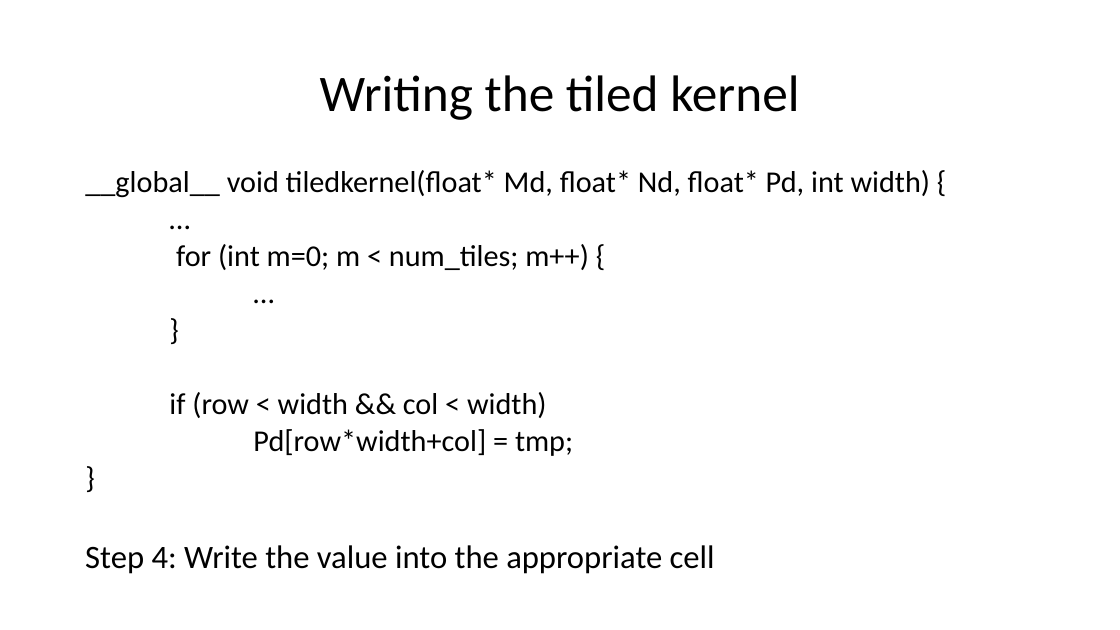
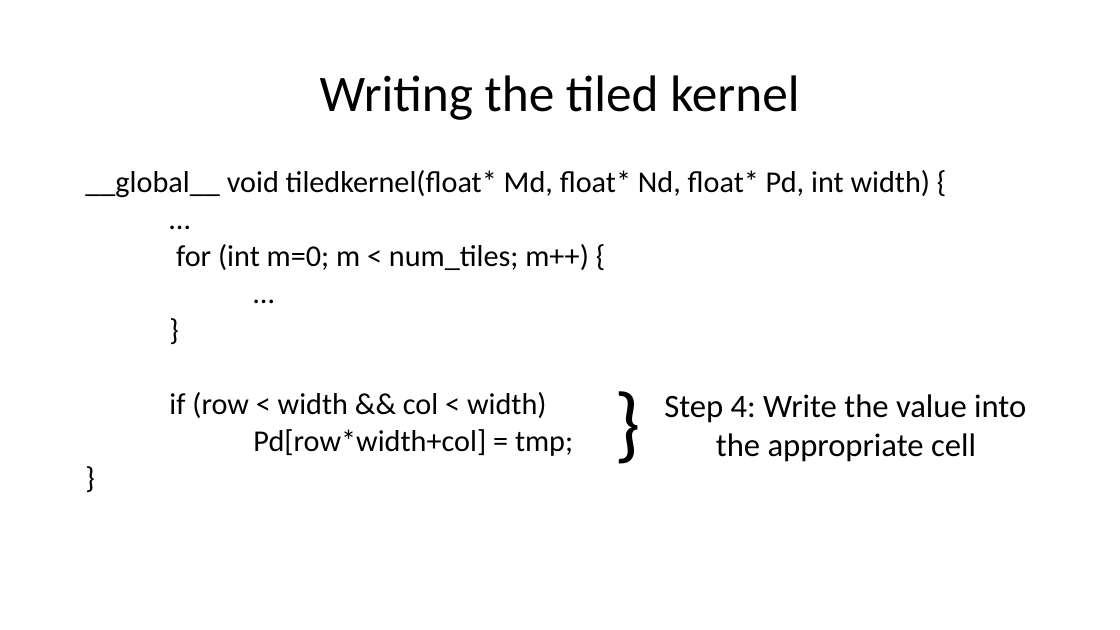
Before and after one commit to TeachingUndergradsCHC/modules, a slide deck: slide 14 of Architecture/gpu_memory_hierarchy/lecture_slides.pptx. Drawn at 1120x630 pixels with LibreOffice and Linux fonts; fonts in the diff are those of the drawing. Boxes give left, top, right and bottom in pixels: in the first picture for what was removed or moved away, otherwise in the second. Text is boxed around its words. In the diff, an @@ line names an element or a change of style, - is before the commit and + after.

```diff
--- a/Architecture/gpu_memory_hierarchy/lecture_slides.pptx
+++ b/Architecture/gpu_memory_hierarchy/lecture_slides.pptx
@@ text added at (606,365,677,475), 72 pt, text #000000 @@
+}
@@ text at (664,394,1026,462): text changed @@
-Step 4: Write the value into the appropriate cell
+Step 4: Write the value into
+the appropriate cell
```
Also in this commit, not shown: 4 other files.
